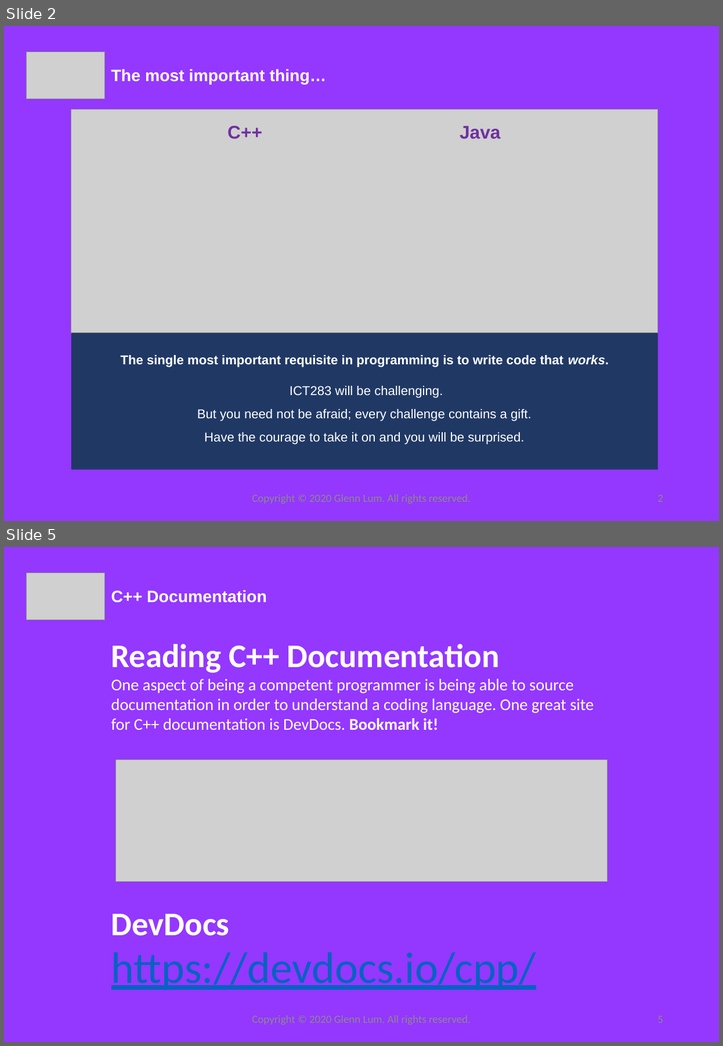
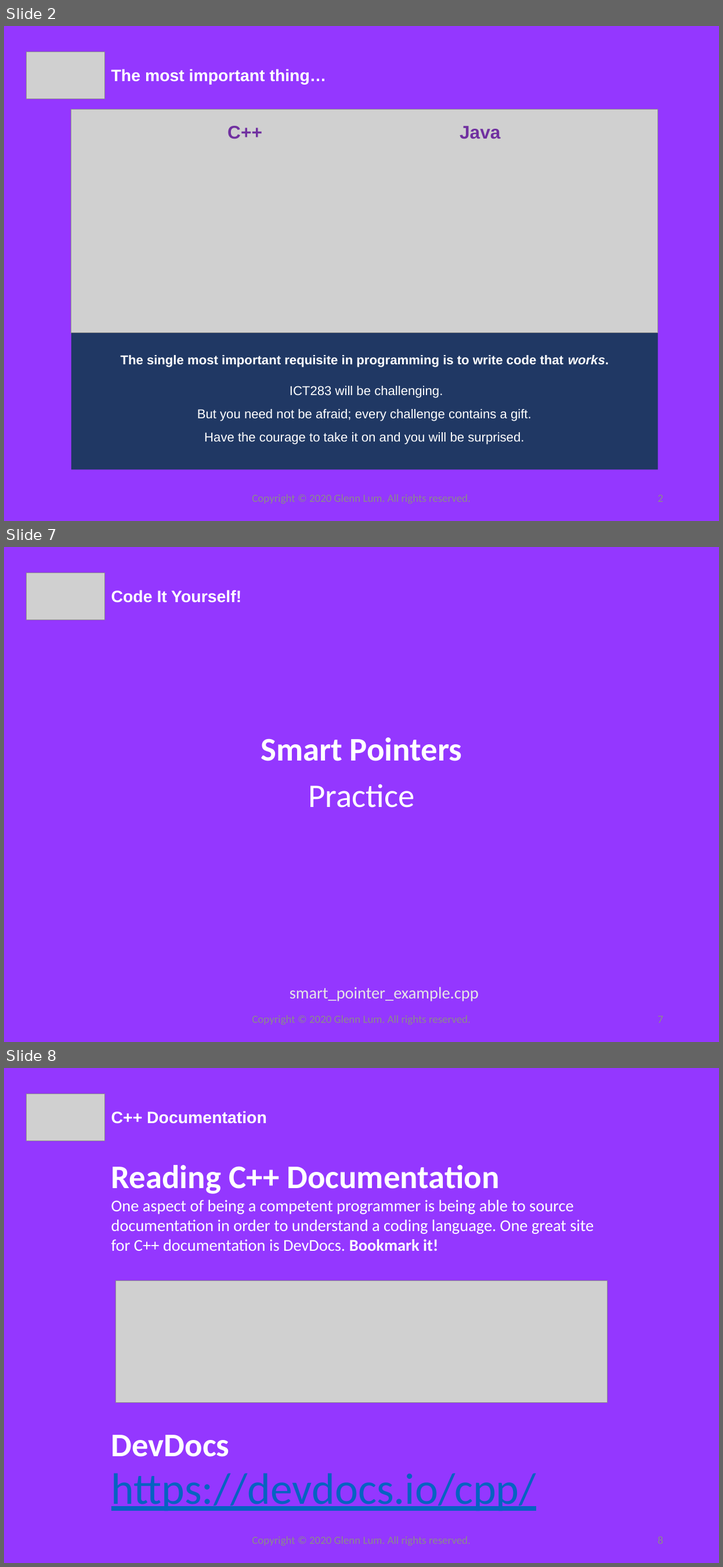
Before and after one commit to EvoDest/resources, a slide deck: PASS_11/PASS_11.pptx. Shown one above the other, each under a label of ours: slides 2 and 5 before the commit, slides 2, 7 and 8 after it; the slides between them are not shown. The pictures are 723x1046 and 723x1567 pixels, drawn with LibreOffice and Linux fonts; fonts in the diff are those of the drawing; grey boxes stand for pictures. Boxes give left, top, right and bottom in pixels: in the first picture for what was removed or moved away, otherwise in the second. Text is boxed around its words. In the diff, an @@ line names an element or a change of style, - is before the commit and + after.

```diff
--- a/PASS_11/PASS_11.pptx
+++ b/PASS_11/PASS_11.pptx
@@ slide 7 added at (4,547,719,1042), background #9437FF @@
@@ picture added at (27,573,104,620) @@
@@ text added at (111,590,241,603), 18 pt, text #FFFFFF, bold @@
+Code It Yourself!
@@ text added at (260,737,462,761), 36 pt, text #FFFFFF, bold @@
+Smart Pointers
@@ text added at (308,784,414,807), 36 pt, text #FFFFFF @@
+Practice
@@ text added at (289,987,478,1001), 18 pt, text #E7E6E6 @@
+smart_pointer_example.cpp
@@ text added at (252,1015,470,1024), 12 pt, text #8C8C8C @@
+Copyright © 2020 Glenn Lum. All rights reserved.
@@ page number added at (657,1016,663,1023), 12 pt, text #8C8C8C @@
+7
@@ what was slide 5 is now slide 8 @@
@@ page number at (657,1536,663,1544): text changed @@
-5
+8
```
Also in this commit, not shown: 2 slides changed, 3 other slides added, 1 slide removed, 1 other file.
